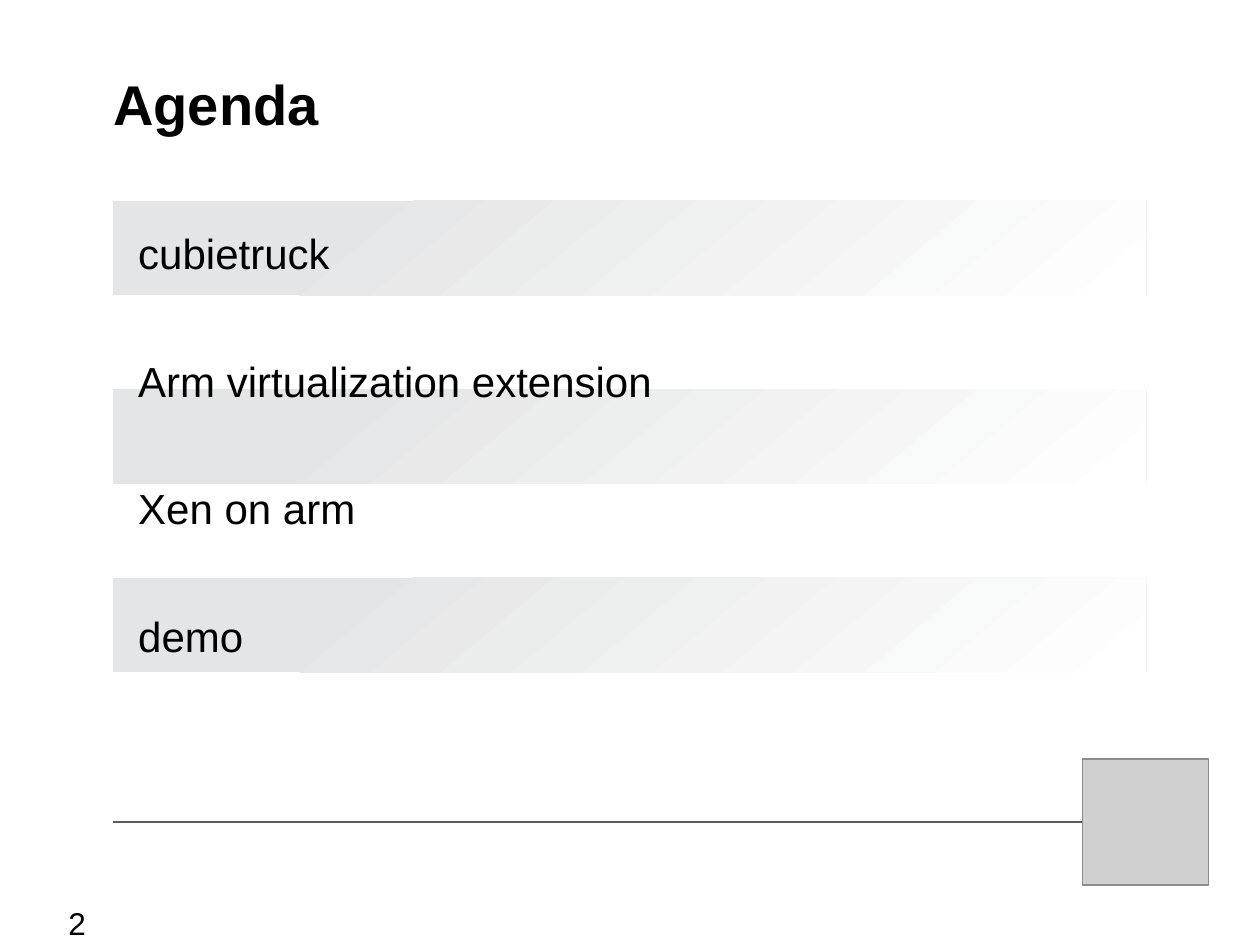
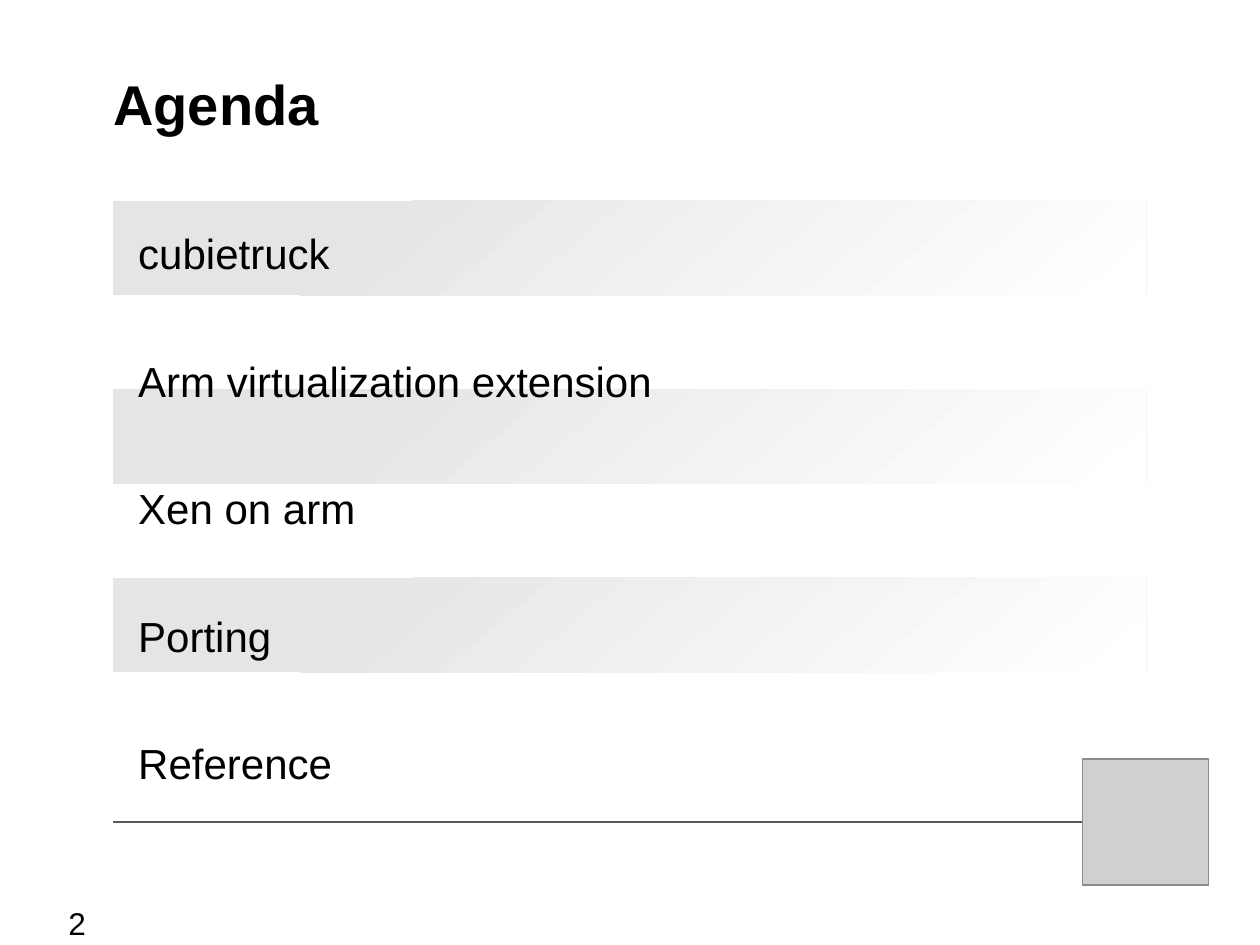
Before and after one commit to bjzhang/open_log, a slide deck: slide 2 of novell/community/ouros/xen_on_cubietruck.odp. Drawn at 1260x945 pixels with LibreOffice and Linux fonts; fonts in the diff are those of the drawing; grey boxes stand for pictures; background and template pictures are left out. Boxes give left, top, right and bottom in pixels: in the first picture for what was removed or moved away, otherwise in the second. Text is boxed around its words. In the diff, an @@ line names an element or a change of style, - is before the commit and + after.

```diff
--- a/novell/community/ouros/xen_on_cubietruck.odp
+++ b/novell/community/ouros/xen_on_cubietruck.odp
@@ text at [138,621,332,780]: text changed @@
-demo
+Porting
+Reference
```
Also in this commit, not shown: 7 other slides changed, 1 slide added, 11 slides removed, 3 other files.
